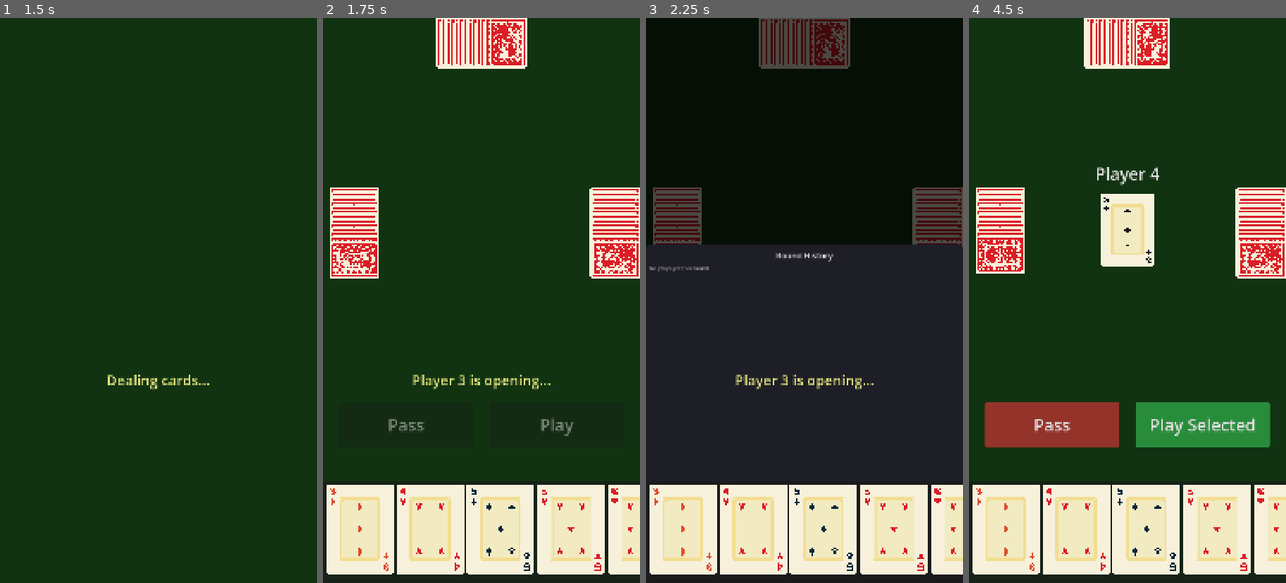
Above: before the commit, frames 1-4 (left to right).
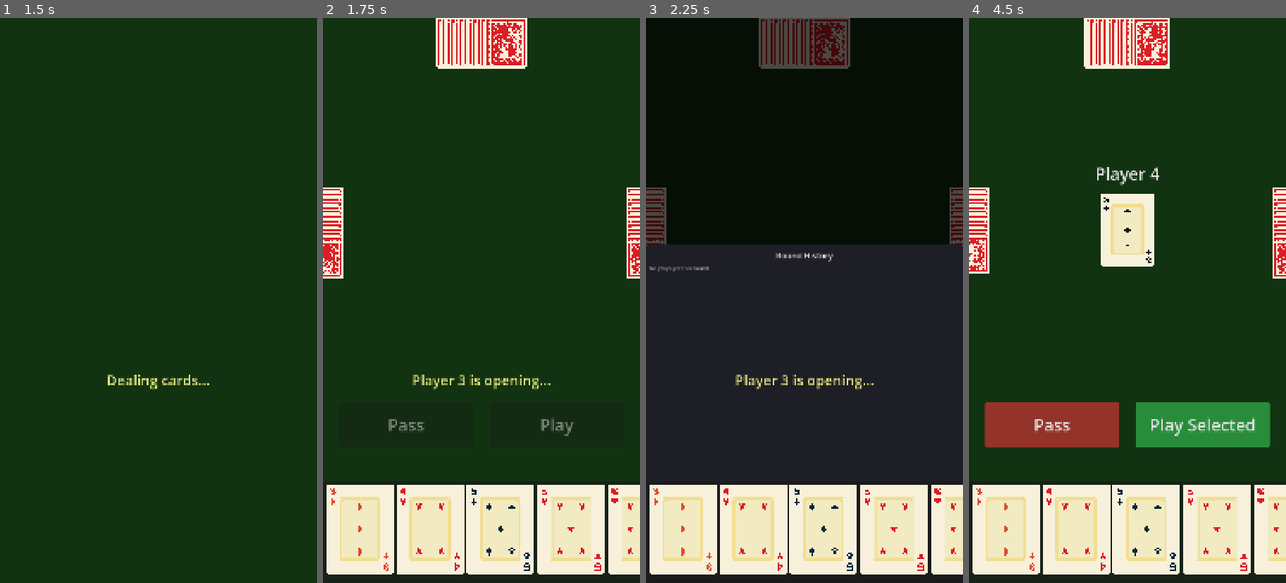
Above: after the commit, the same moments.

Repository: binhrobles/thirteen
Game: Godot game, scene res://scenes/main.tscn
Two runs of this game, one before a commit and one after it. Both use one fixed random seed, a clock stepped at 60 frames per second and the inputs below.
Inputs (mouse positions are in pixels of both pictures, inside the frame that each line leads up to):
- Up to frame 1 (1.5 s): tap Enter at 0.5 s; drag from (158, 277) to (190, 176) at 0.52 s; tap Space at 1.25 s; drag from (95, 328) to (142, 413) at 1.27 s
- Up to frame 2 (1.75 s): no input
- Up to frame 3 (2.25 s): tap Enter at 2 s; move the mouse to (836, 176) at 2.02 s; click (836, 176) at 2.17 s
- Up to frame 4 (4.5 s): tap Space at 2.75, 4.25 s; drag from (1111, 413) to (1032, 215) at 2.77 s; tap Enter at 3.5 s; move the mouse to (1222, 385) at 3.52 s; click (1222, 385) at 3.67 s; drag from (1032, 215) to (1079, 159) at 4.27 s

Frame 1 is identical in both runs. In frame 2, 4.5% of the frame differs, in the area x 0-100%, y 30-47%; in frame 3, 2.7%; in frame 4, 4.3%.

Commit message:
Shift opponent hands half off-screen for more play area space
- Adjusted left opponent anchors from 0.0-0.23 to -0.115-0.115
- Adjusted right opponent anchors from 0.77-1.0 to 0.885-1.115
- Updated play_area.gd boundary constants to match new positions
- Creates more horizontal space in the center for displaying played cards

Co-Authored-By: Claude Sonnet 4.5 <noreply@anthropic.com>

Diff:
--- a/scripts/opponent_hand.gd
+++ b/scripts/opponent_hand.gd
@@ -57,18 +57,18 @@
 			anchor_bottom = 0.13
 
 		Position.RIGHT:
-			# Right edge, vertically centered, flush with right edge
+			# Right edge, vertically centered, half off-screen for more play area
 			# Need wider area to fit rotated cards (card height becomes visual width)
-			anchor_left = 0.77
-			anchor_right = 1.0
+			anchor_left = 0.885
+			anchor_right = 1.115
 			anchor_top = 0.3
 			anchor_bottom = 0.5
 
 		Position.LEFT:
-			# Left edge, vertically centered, flush with left edge
+			# Left edge, vertically centered, half off-screen for more play area
 			# Need wider area to fit rotated cards (card height becomes visual width)
-			anchor_left = 0.0
-			anchor_right = 0.23
+			anchor_left = -0.115
+			anchor_right = 0.115
 			anchor_top = 0.3
 			anchor_bottom = 0.5
 
--- a/scripts/play_area.gd
+++ b/scripts/play_area.gd
@@ -17,9 +17,9 @@
 const CARD_SPACING := 10  # Space between cards in played hand (when not overlapping)
 const MIN_CARD_SPACING := -60  # Minimum spacing (overlap) when cards need to fit
 
-## Boundaries to avoid (opponent hand areas)
-const LEFT_OPPONENT_WIDTH := 0.23  # Left opponent occupies 0.0 to 0.23
-const RIGHT_OPPONENT_START := 0.77  # Right opponent starts at 0.77
+## Boundaries to avoid (opponent hand areas) - now half off-screen
+const LEFT_OPPONENT_WIDTH := 0.115  # Left opponent visible from -0.115 to 0.115
+const RIGHT_OPPONENT_START := 0.885  # Right opponent starts at 0.885
 
 
 func _ready() -> void:
Not shown, changed: .beads/issues.jsonl
